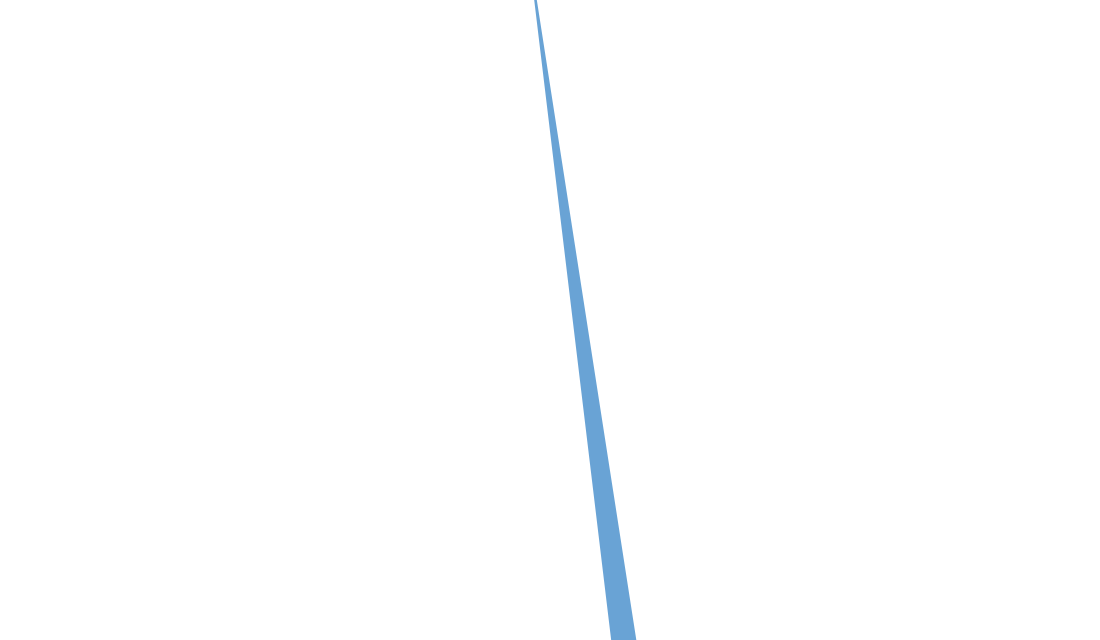
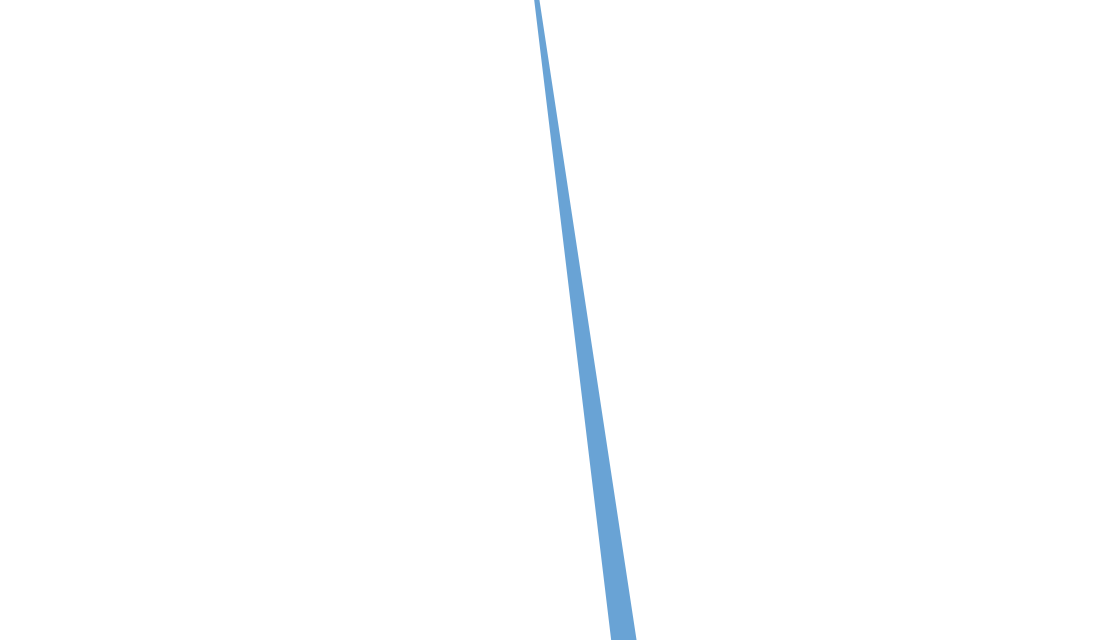
Comparing the layer stacks of the two 1100x640 images. Changes:
painted on "Rectangle 2" over left=539, top=0, right=637, bottom=640
removed layer "Rectangle 1 copy 2" over left=536, top=0, right=637, bottom=640
